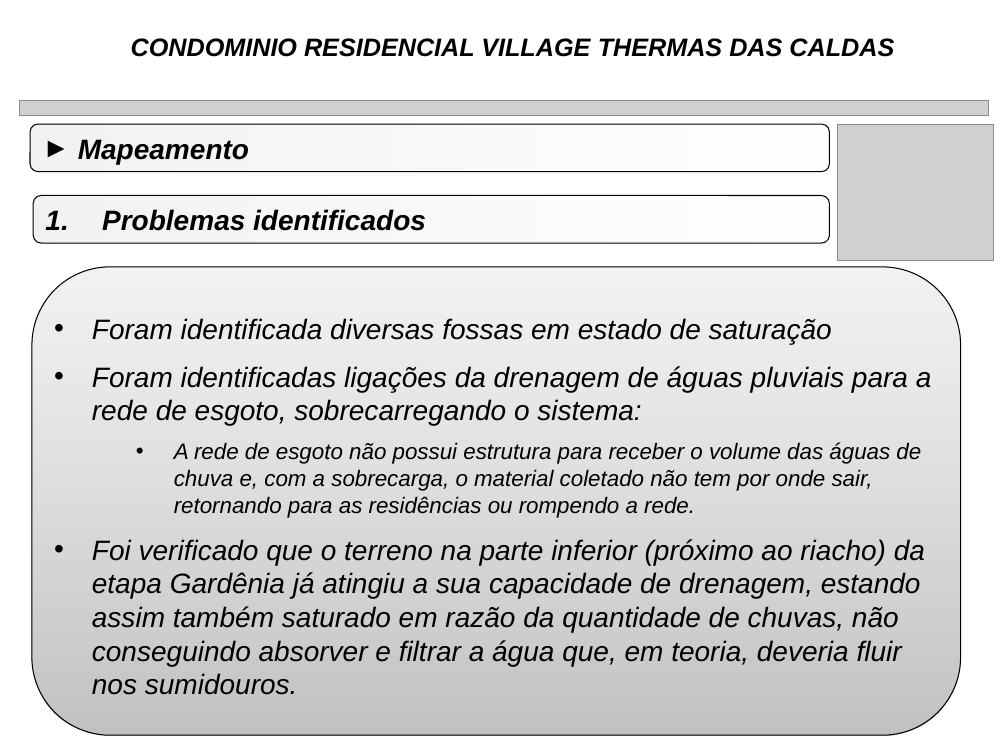
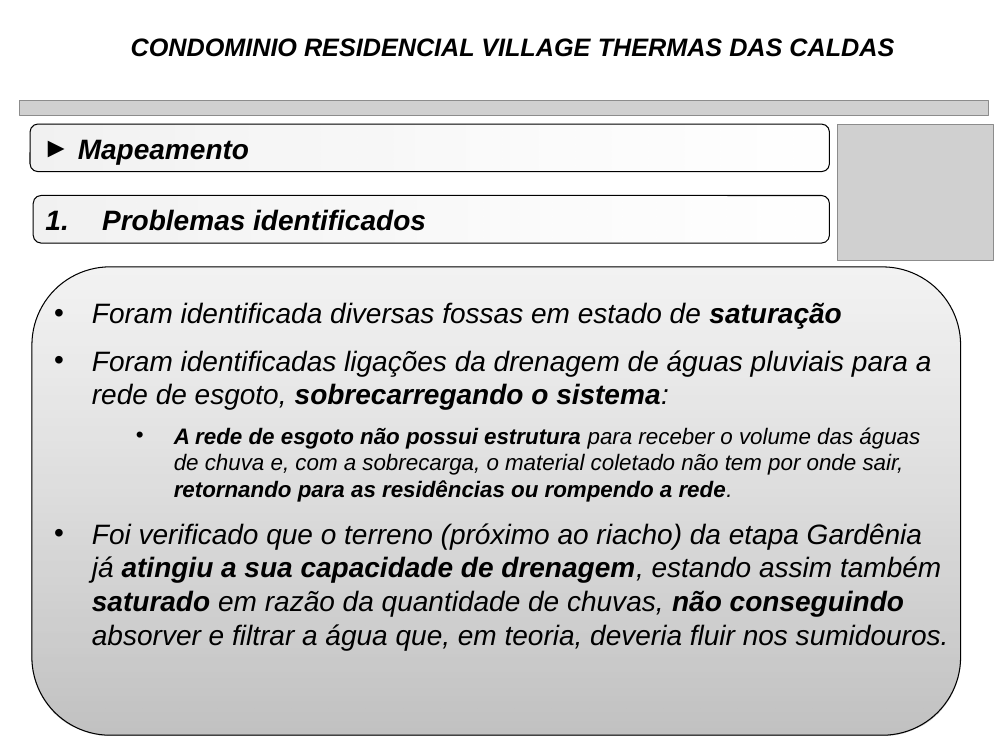
Before and after one commit to rwlc71/Village, a slide deck: slide 8 of Manutenção Village/FossaSepticas.pptx. Drawn at 1008x756 pixels with LibreOffice and Linux fonts; fonts in the diff are those of the drawing; grey boxes stand for pictures. Boxes give left, top, right and bottom in pixels: in the first picture for what was removed or moved away, otherwise in the second. Text is boxed around its words. In the diff, an @@ line names an element or a change of style, - is before the commit and + after.

```diff
--- a/Manutenção Village/FossaSepticas.pptx
+++ b/Manutenção Village/FossaSepticas.pptx
@@ text "Foram identificada diversas fossas em ...": place and size @@
-text "Foram identificada diversas fossas em ..." at (92,318,932,695)
+text "Foram identificada diversas fossas em ..." at (92,302,949,650)
@@ text at (92,302,932,502): bold on in "saturação", "sobrecarregando o sistema:", "A rede de esgoto não possui estrutura ..." @@
@@ text at (92,523,949,650): text changed @@
-• Foi verificado que o terreno na parte inferior (próximo ao riacho) da etapa Gardênia já atingiu a sua capacidade de drenagem, estando assim também saturado em razão da quantidade de chuvas, não conseguindo absorver e filtrar a água que, em teoria, deveria fluir nos sumidouros.
+• Foi verificado que o terreno (próximo ao riacho) da etapa Gardênia já atingiu a sua capacidade de drenagem, estando assim também saturado em razão da quantidade de chuvas, não conseguindo absorver e filtrar a água que, em teoria, deveria fluir nos sumidouros.
```
Also in this commit, not shown: 16 other slides changed.
